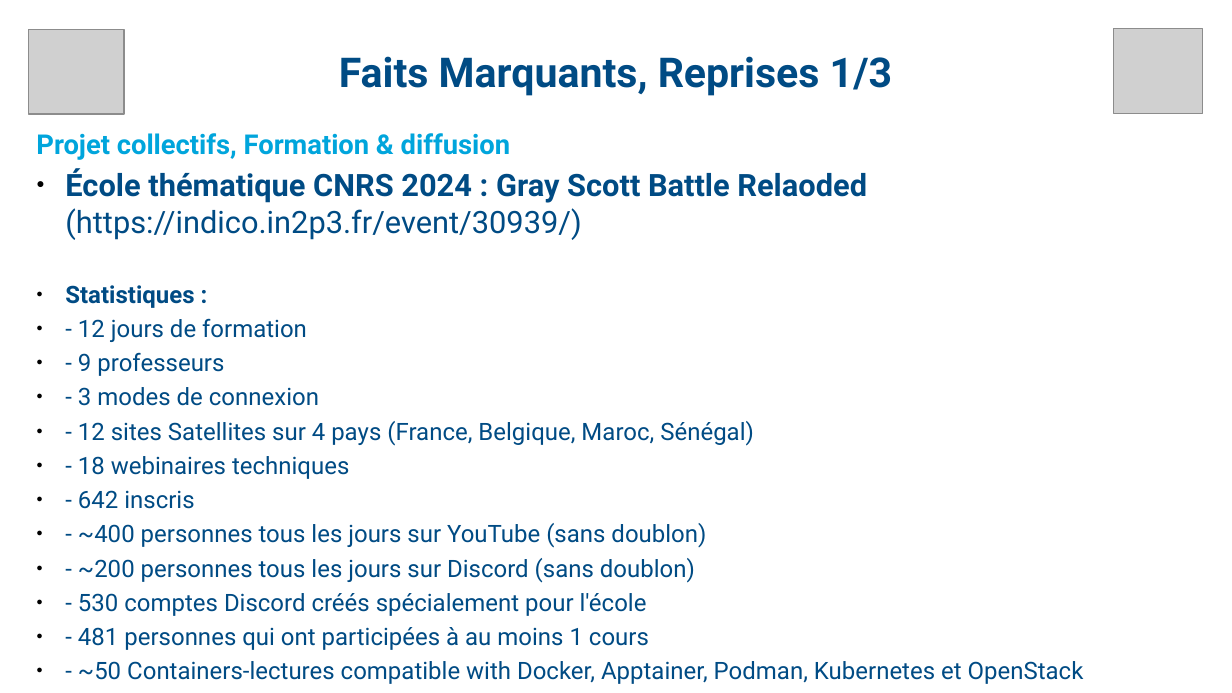
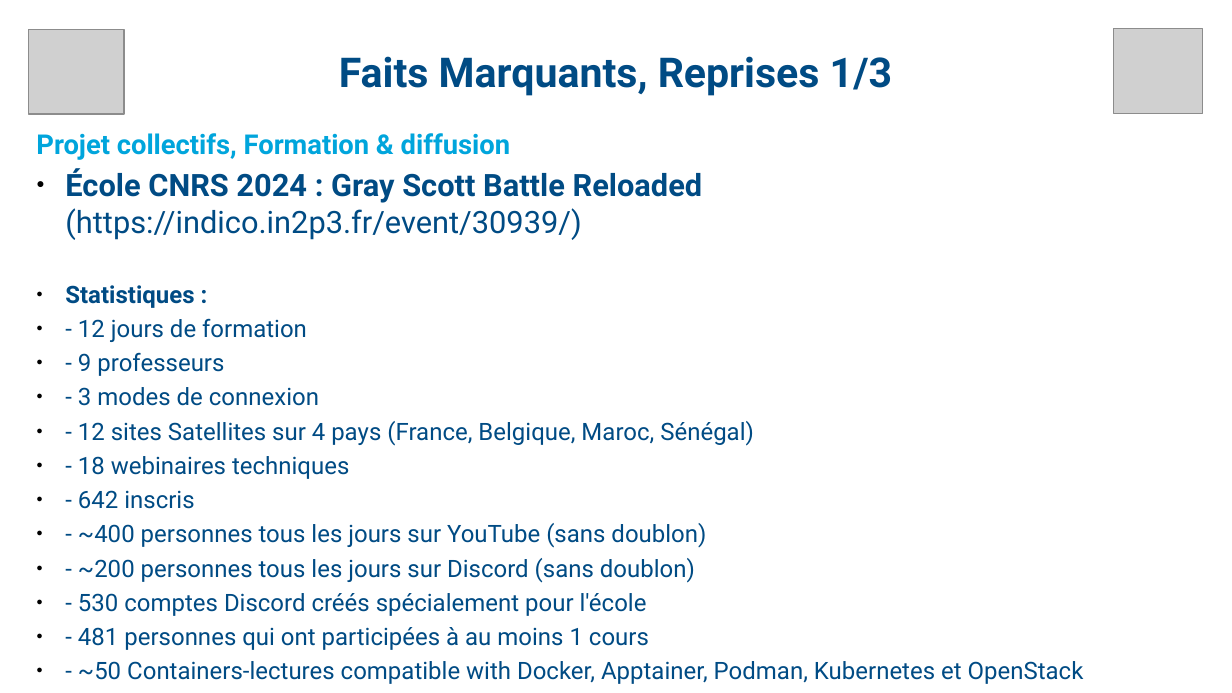
Before and after one commit to fjammes/misc, a slide deck: slide 7 of decalog/decalog-entretien-2024.odp. Drawn at 1232x693 pixels with LibreOffice and Linux fonts; fonts in the diff are those of the drawing; grey boxes stand for pictures. Boxes give left, top, right and bottom in pixels: in the first picture for what was removed or moved away, otherwise in the second. Text is boxed around its words. In the diff, an @@ line names an element or a change of style, - is before the commit and + after.

```diff
--- a/decalog/decalog-entretien-2024.odp
+++ b/decalog/decalog-entretien-2024.odp
@@ text at [65,168,703,240]: text changed; bold off @@
-● École thématique CNRS 2024 : Gray Scott Battle Relaoded (https://indico.in2p3.fr/event/30939/)
+● École CNRS 2024 : Gray Scott Battle Reloaded (https://indico.in2p3.fr/event/30939/)
```
Also in this commit, not shown: 14 other slides changed, 3 other files.
